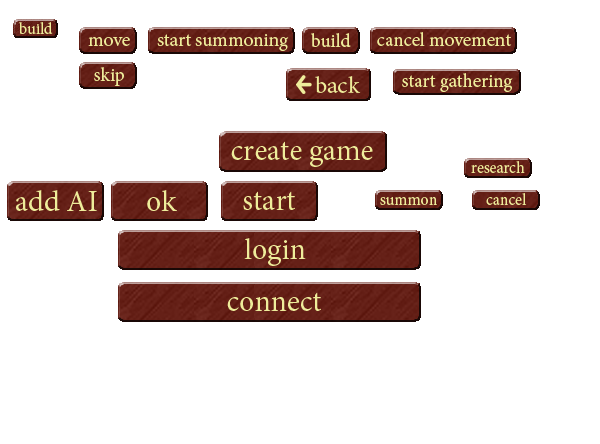
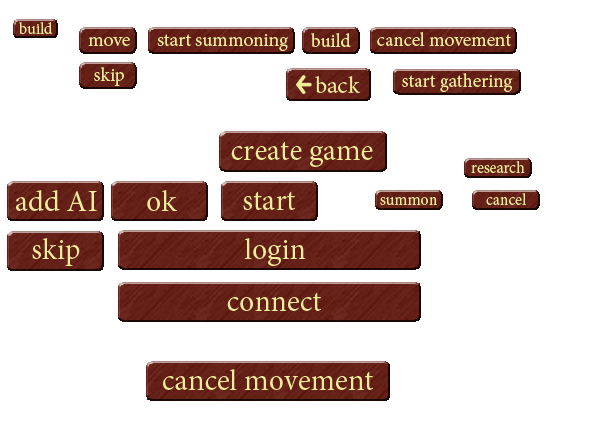
Revision of a layered 600x444 image; what changed, layer by layer:
added layer "cancel movement" (1st of 2) above "Layer 13 copy 2" over [163, 369, 373, 390]
added layer "Layer 13 copy 2" above "skip" over [146, 361, 390, 401]
added layer "skip" (1st of 2) above "Layer 11 copy 10" over [32, 238, 80, 266]
added layer "Layer 11 copy 10" above "ok" over [7, 231, 104, 271]
